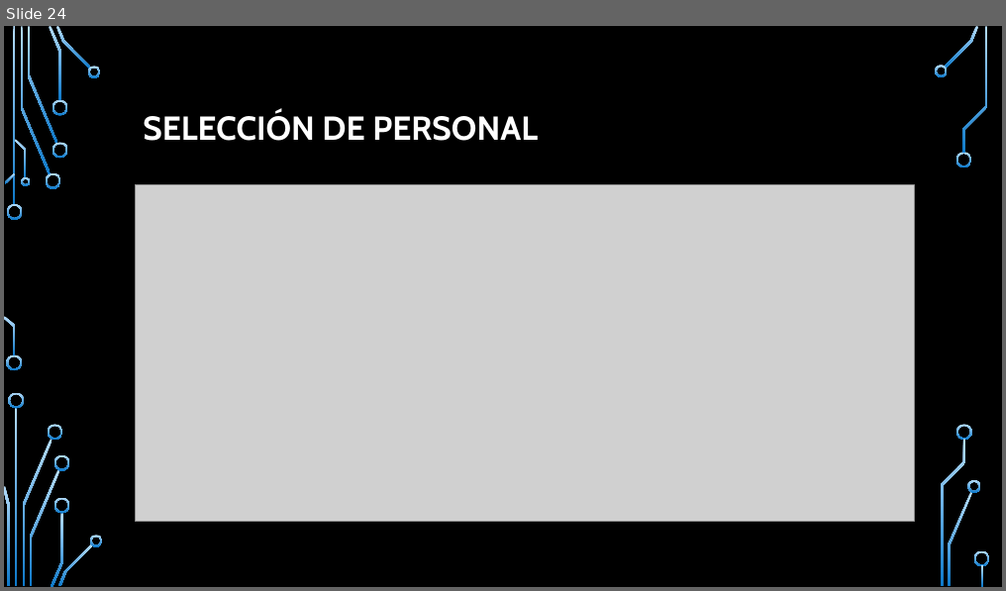
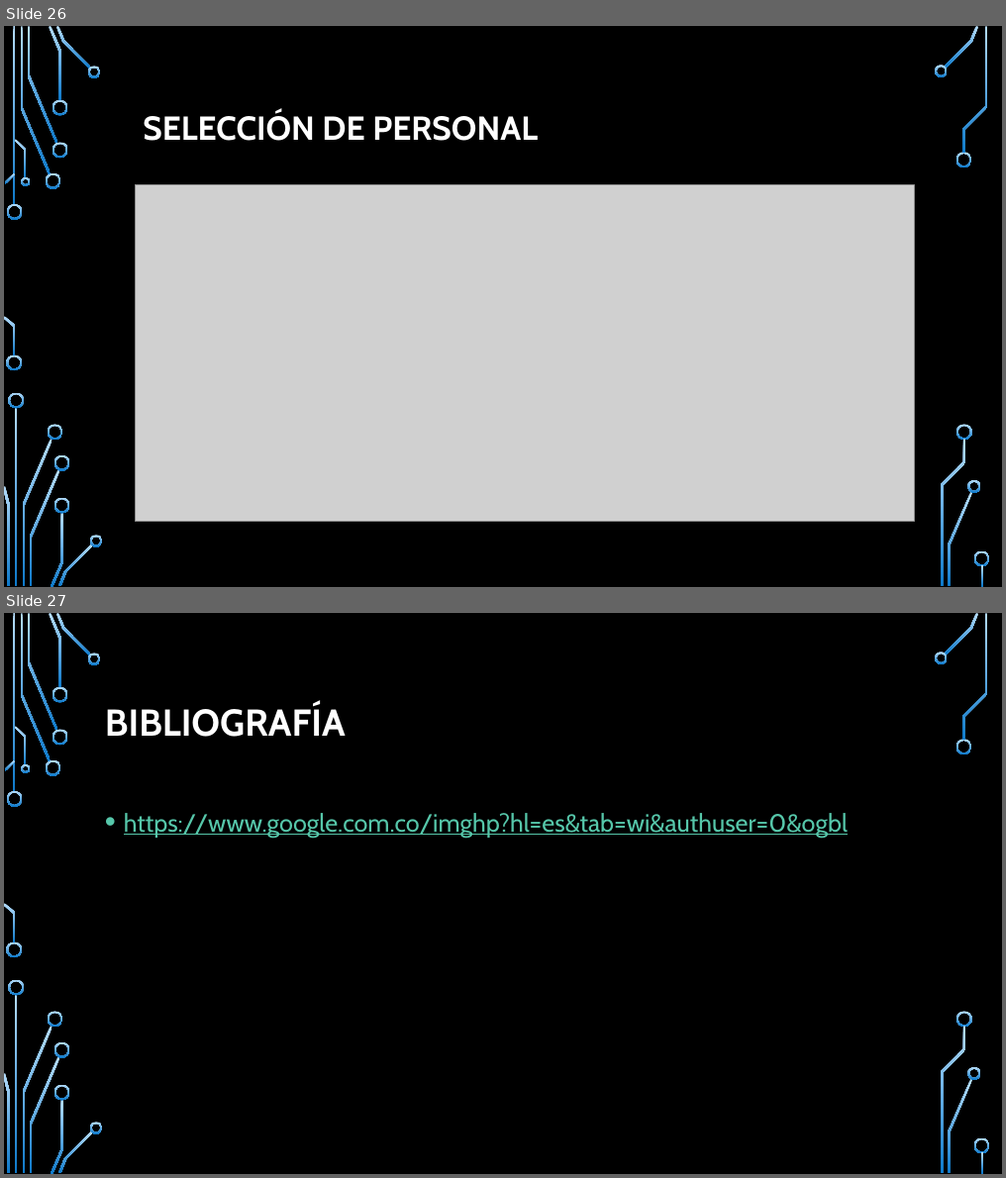
Before and after one commit to rquintero1129/BIS-PROJECT, a slide deck: BIS presentacion.pptx. Shown one above the other, each under a label of ours: slide 24 before the commit, slides 26 and 27 after it. The pictures are 1006x591 and 1006x1178 pixels, drawn with LibreOffice and Linux fonts; fonts in the diff are those of the drawing; grey boxes stand for pictures; background and template pictures are left out. Boxes give left, top, right and bottom in pixels: in the first picture for what was removed or moved away, otherwise in the second. Text is boxed around its words. In the diff, an @@ line names an element or a change of style, - is before the commit and + after.

```diff
--- a/BIS presentacion.pptx
+++ b/BIS presentacion.pptx
@@ slide 27 added at bbox=[4, 613, 1002, 1174], background picture (left out); not listed: 36 template elements that a slide beside it also shows @@
@@ title added at bbox=[105, 704, 346, 737], 36 pt, text #FFFFFF, bold @@
+BIBLIOGRAFÍA
@@ text added at bbox=[124, 813, 847, 838], 24 pt, text #56C7AA, underline @@
+• https://www.google.com.co/imghp?hl=es&tab=wi&authuser=0&ogbl
@@ what was slide 24 is now slide 26 @@
```
Also in this commit, not shown: 6 slides changed, 2 other slides added, 2 slides removed.
